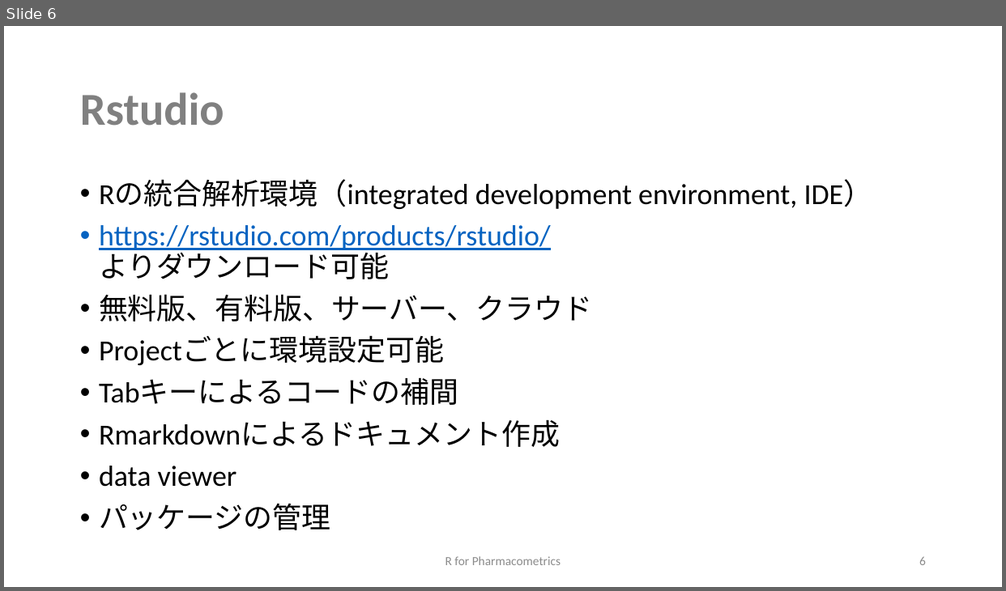
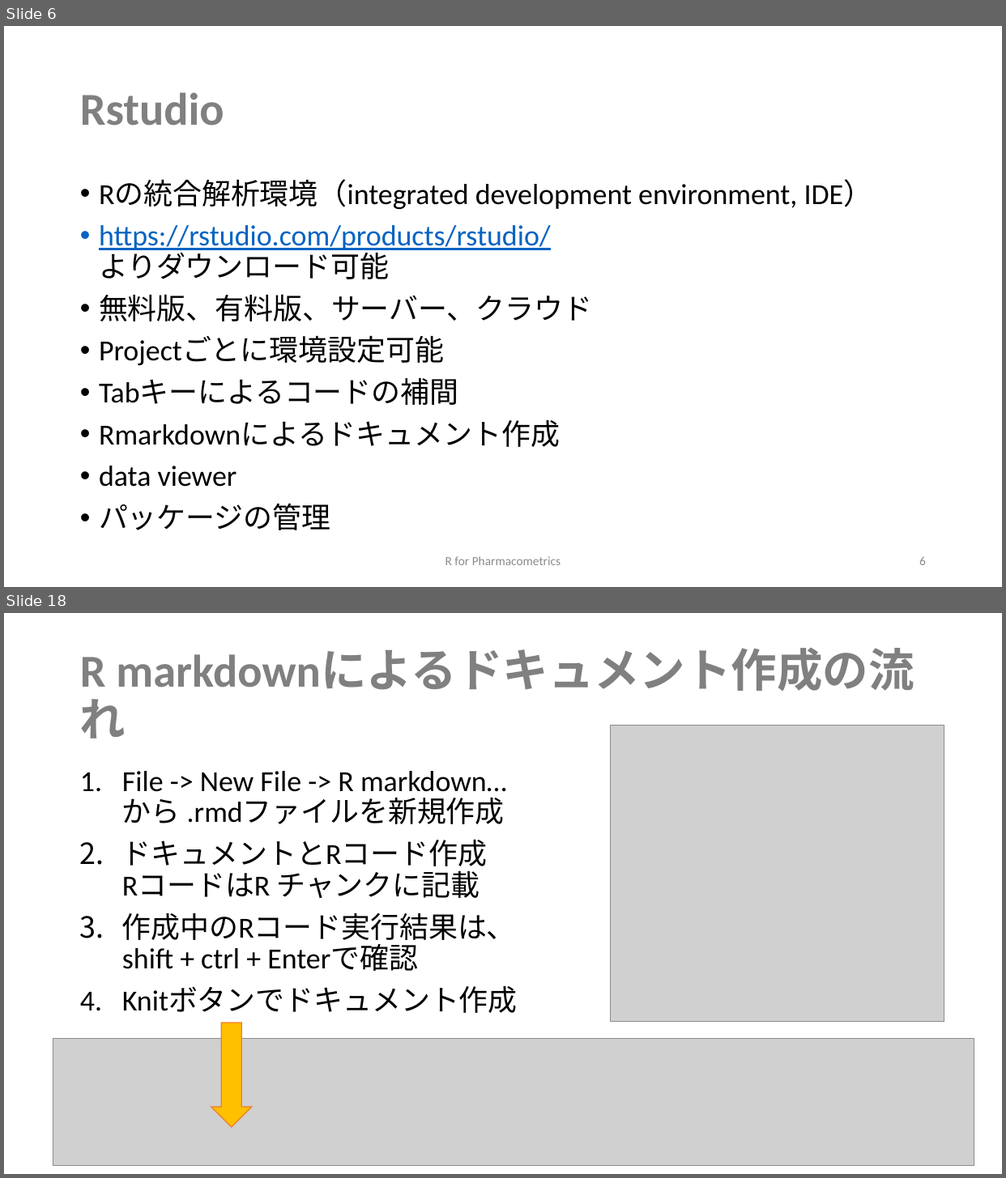
Before and after one commit to MasatoFukae/R-for-PMx, a slide deck: sample/0_introduction.pptx. Shown one above the other, each under a label of ours: slide 6 before the commit, slides 6 and 18 after it; the slides between them are not shown. The pictures are 1006x591 and 1006x1178 pixels, drawn with LibreOffice and Linux fonts; fonts in the diff are those of the drawing; grey boxes stand for pictures. Boxes give left, top, right and bottom in pixels: in the first picture for what was removed or moved away, otherwise in the second. Text is boxed around its words. In the diff, an @@ line names an element or a change of style, - is before the commit and + after.

```diff
--- a/sample/0_introduction.pptx
+++ b/sample/0_introduction.pptx
@@ slide 18 added at (4, 613, 1002, 1174), background #FFFFFF @@
@@ title added at (80, 657, 106, 687), 44 pt, text #808080, bold @@
+R markdownによるドキュメント作成の流れ
@@ picture added at (612, 726, 945, 1022) @@
@@ text added at (122, 771, 518, 1013), 28 pt, text #000000 @@
+1. File -> New File -> R markdown…
+   から .rmdファイルを新規作成
+2. ドキュメントとRコード作成
+   RコードはR チャンクに記載
+3. 作成中のRコード実行結果は、
+   shift + ctrl + Enterで確認
+4. Knitボタンでドキュメント作成
@@ right arrow added at (211, 1023, 252, 1127), fill #FFC000, outline #ED7D31 1 pt @@
@@ picture added at (53, 1038, 975, 1165) @@
```
Also in this commit, not shown: 4 slides changed, 14 other slides added.
